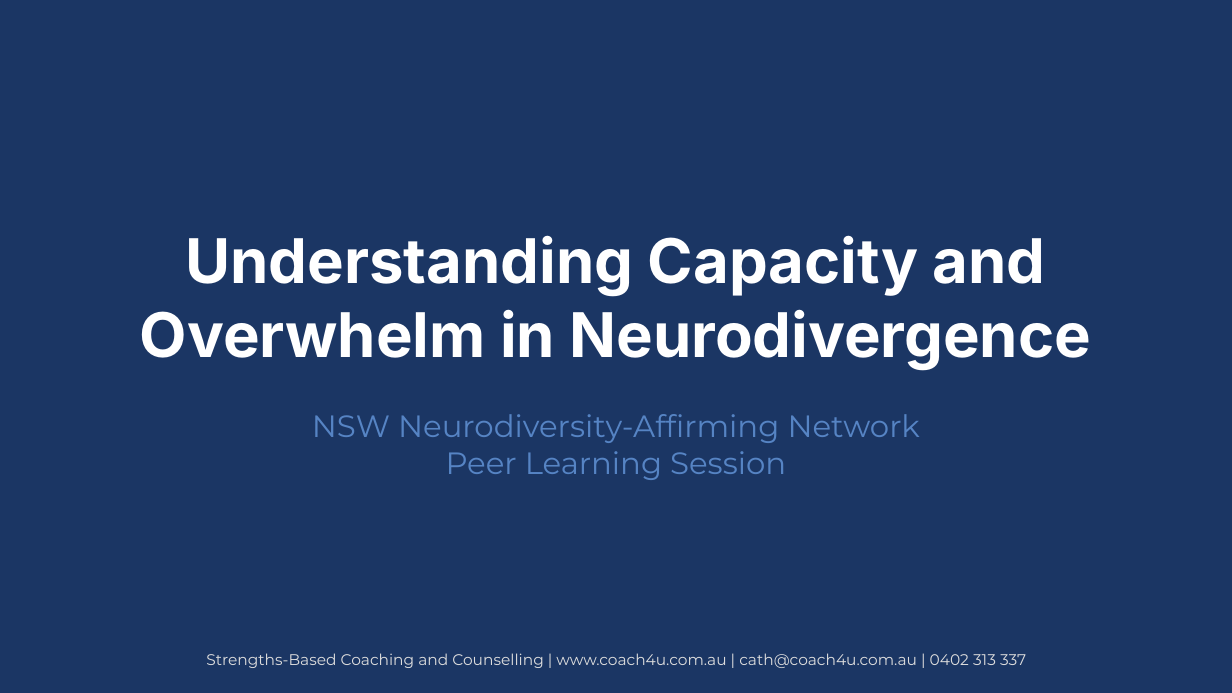
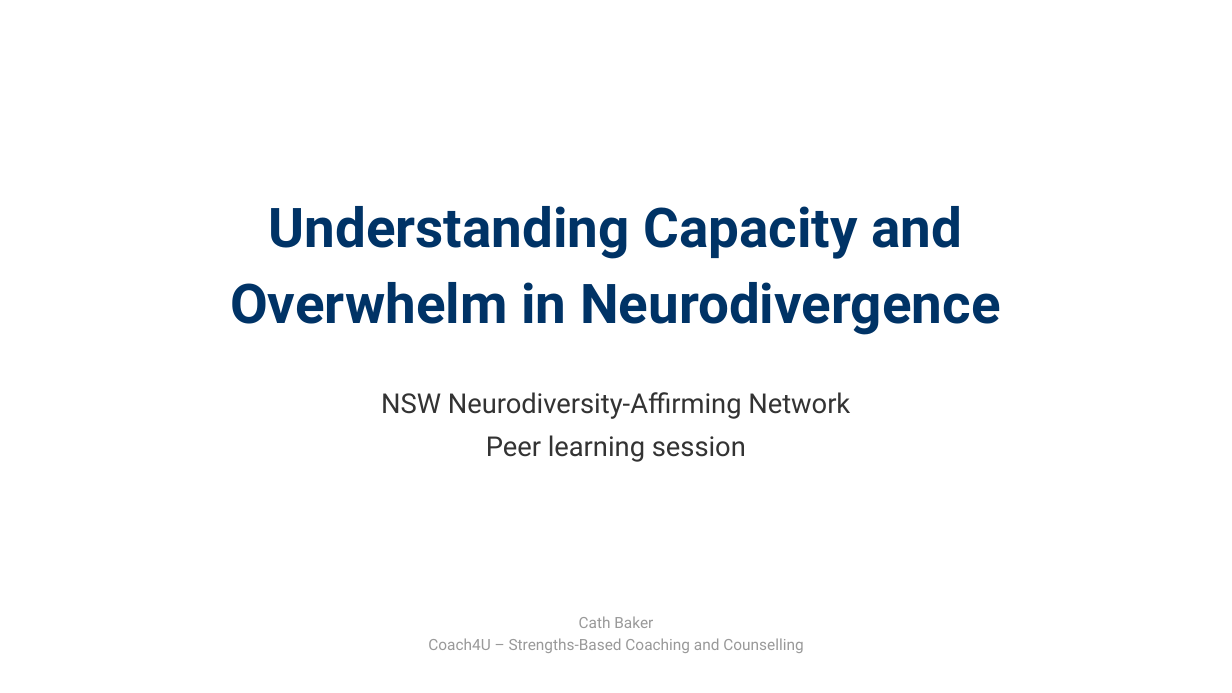
Before and after one commit to cathcoach4u/Internal-Resources-Training, a slide deck: slide 1 of docs/assets/files/presentations/Capacity_Overwhelm_MHPN_Session.pptx. Drawn at 1232x693 pixels with LibreOffice and Linux fonts; fonts in the diff are those of the drawing. Boxes give left, top, right and bottom in pixels: in the first picture for what was removed or moved away, otherwise in the second. Text is boxed around its words. In the diff, an @@ line names an element or a change of style, - is before the commit and + after.

```diff
--- a/docs/assets/files/presentations/Capacity_Overwhelm_MHPN_Session.pptx
+++ b/docs/assets/files/presentations/Capacity_Overwhelm_MHPN_Session.pptx
@@ background #1B3664 to #FFFFFF @@
@@ text at box(230, 206, 1000, 335): text changed; size 36 to 32 pt; font Inter to Roboto; text colour #FFFFFF to #003366 @@
-Understanding Capacity and Overwhelm in Neurodivergence
+Understanding Capacity and
+Overwhelm in Neurodivergence
@@ text "NSW Neurodiversity-Affirming Network": place and size @@
-text "NSW Neurodiversity-Affirming Network" at box(312, 414, 920, 480)
+text "NSW Neurodiversity-Affirming Network" at box(381, 392, 850, 462)
@@ text at box(381, 392, 850, 419): size 18 to 16 pt, font Montserrat to Roboto, text colour #5684C4 to #333333 in "NSW Neurodiversity-Affirming Network"; line spacing 1 to 1.3 @@
@@ text at box(486, 435, 746, 462): text changed; size 18 to 16 pt; font Montserrat to Roboto; text colour #5684C4 to #333333 @@
-Peer Learning Session
+Peer learning session
@@ text at box(428, 616, 803, 653): text changed; font Montserrat to Roboto; text colour #DDDDDD to #999999 @@
-Strengths-Based Coaching and Counselling | www.coach4u.com.au | cath@coach4u.com.au | 0402 313 337
+Cath Baker
+Coach4U – Strengths-Based Coaching and Counselling
```
Also in this commit, not shown: 6 other slides changed, 3 slides added, 3 slides removed.
